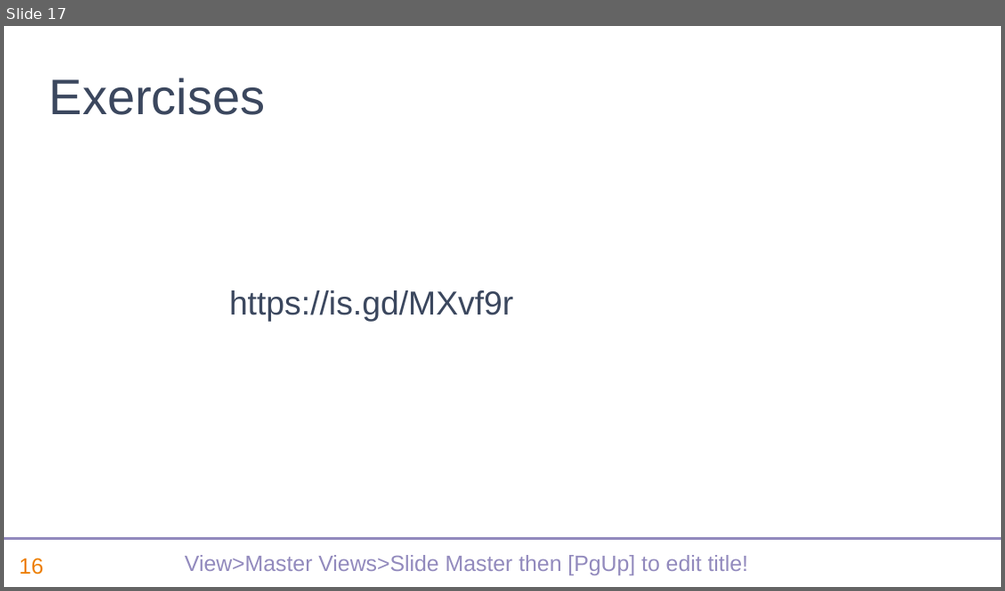
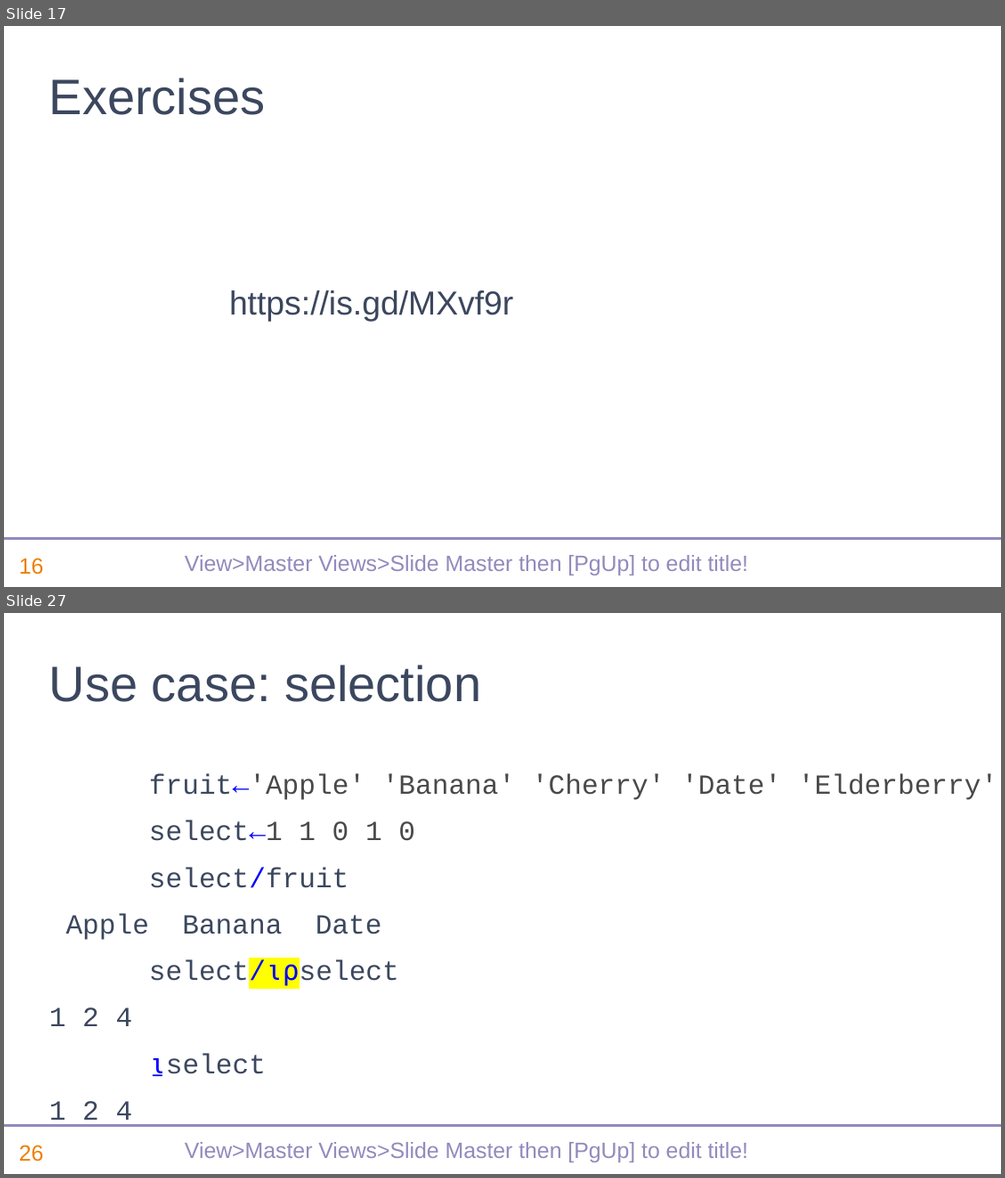
Before and after one commit to dyalog-training/2022-SP1, a slide deck: sp1-recent-features-dyalog.pptx. Shown one above the other, each under a label of ours: slide 17 before the commit, slides 17 and 27 after it; the slides between them are not shown. The pictures are 1005x591 and 1005x1178 pixels, drawn with LibreOffice and Linux fonts; fonts in the diff are those of the drawing; background and template pictures are left out. Boxes give left, top, right and bottom in pixels: in the first picture for what was removed or moved away, otherwise in the second. Text is boxed around its words. In the diff, an @@ line names an element or a change of style, - is before the commit and + after.

```diff
--- a/sp1-recent-features-dyalog.pptx
+++ b/sp1-recent-features-dyalog.pptx
@@ slide 27 added at bbox=[4, 613, 1001, 1174], background #FFFFFF; not listed: 3 template elements that a slide beside it also shows @@
@@ title added at bbox=[49, 665, 481, 702], 36 pt, text #3B475E @@
+Use case: selection
@@ text added at bbox=[49, 774, 997, 1127], 20 pt, text #3B475E @@
+fruit←'Apple' 'Banana' 'Cherry' 'Date' 'Elderberry'
+select←1 1 0 1 0
+select/fruit
+Apple Banana Date
+select/⍳⍴select
+1 2 4
+⍸select
+1 2 4
```
Also in this commit, not shown: 19 other slides added.
